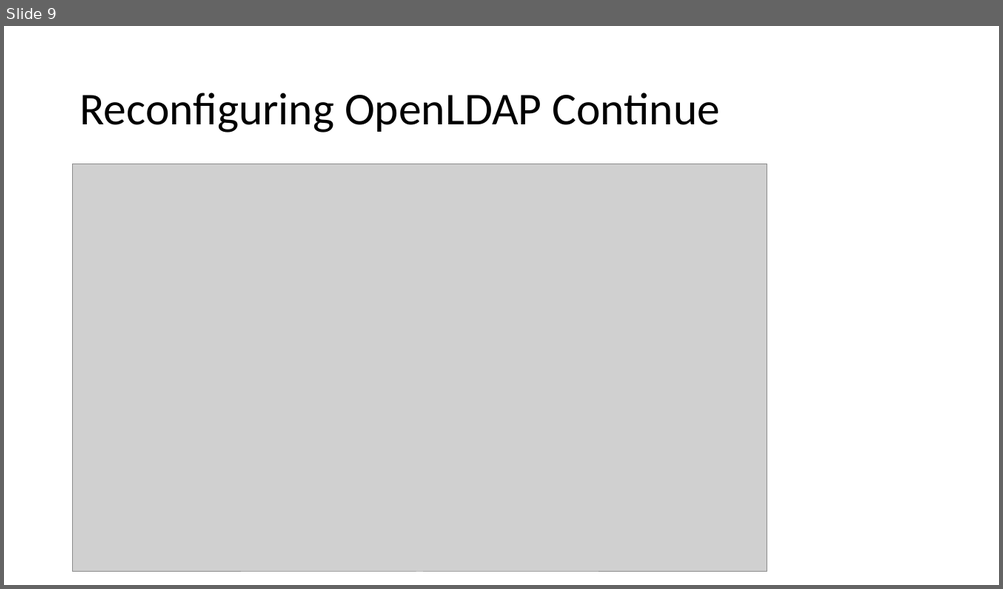
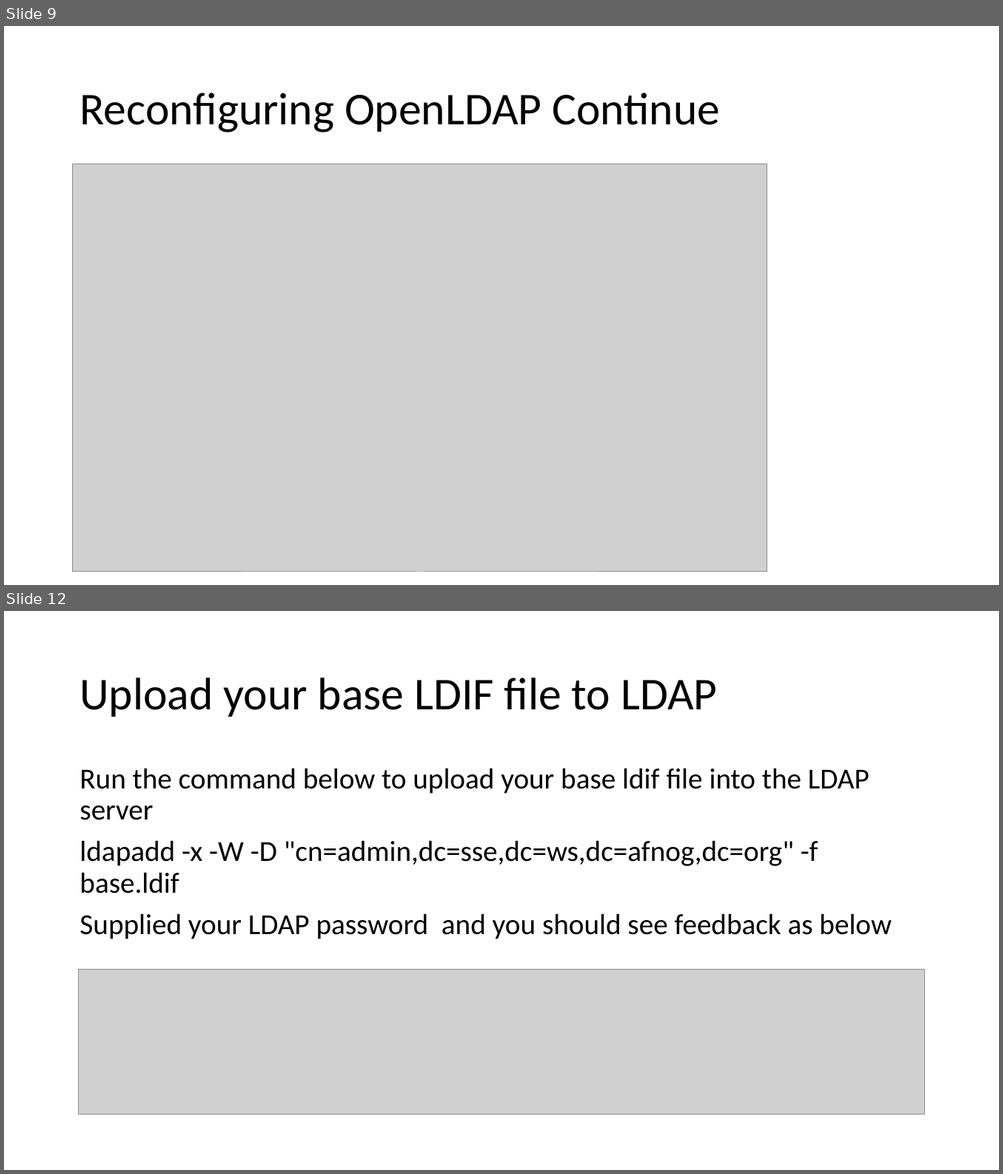
Before and after one commit to afnog/sse, a slide deck: ldap/Openldap exercise.pptx. Shown one above the other, each under a label of ours: slide 9 before the commit, slides 9 and 12 after it; the slides between them are not shown. The pictures are 1003x589 and 1003x1174 pixels, drawn with LibreOffice and Linux fonts; fonts in the diff are those of the drawing; grey boxes stand for pictures. Boxes give left, top, right and bottom in pixels: in the first picture for what was removed or moved away, otherwise in the second. Text is boxed around its words. In the diff, an @@ line names an element or a change of style, - is before the commit and + after.

```diff
--- a/ldap/Openldap exercise.pptx
+++ b/ldap/Openldap exercise.pptx
@@ slide 12 added at [4, 611, 999, 1170], background #FFFFFF @@
@@ title added at [79, 678, 717, 717], 44 pt, text #000000 @@
+Upload your base LDIF file to LDAP
@@ text added at [79, 768, 891, 940], 28 pt, text #000000 @@
+Run the command below to upload your base ldif file into the LDAP server
+ldapadd -x -W -D "cn=admin,dc=sse,dc=ws,dc=afnog,dc=org" -f base.ldif
+Supplied your LDAP password and you should see feedback as below
@@ picture added at [78, 970, 925, 1116] @@
```
Also in this commit, not shown: 4 slides changed, 6 other slides added, 24 slides removed.
